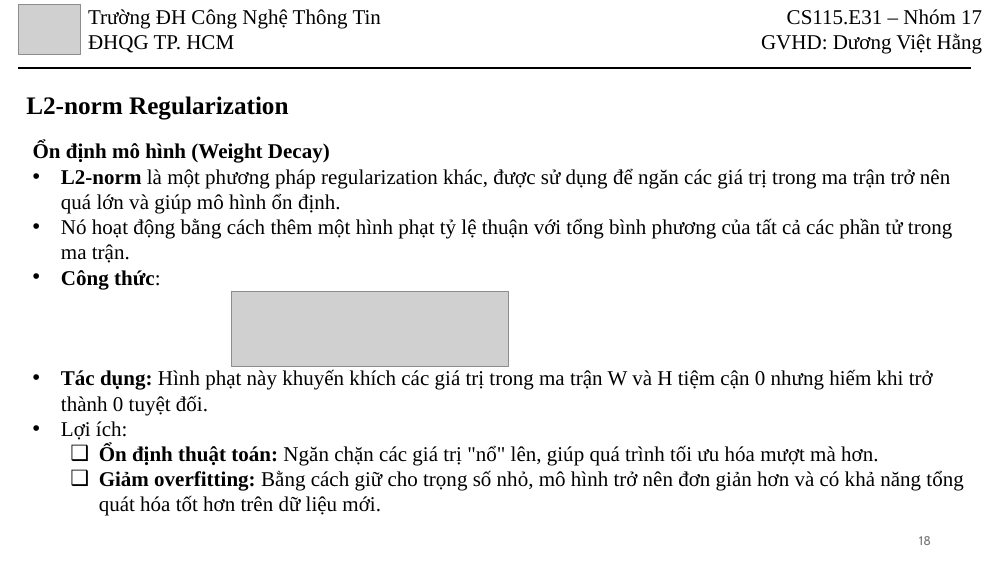
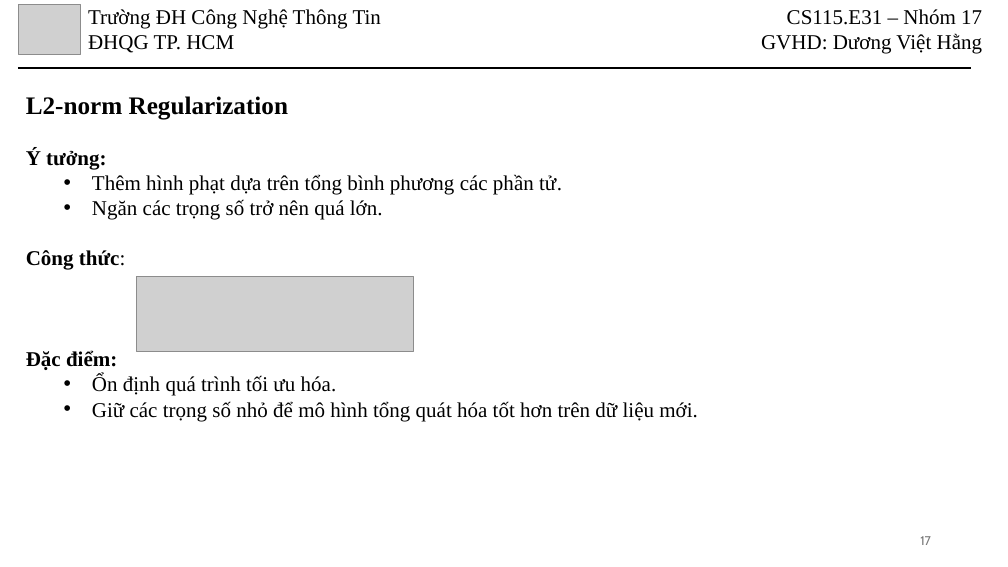
Before and after one commit to HoanHang/AI-UIT, a slide deck: slide 17 of Toan_KHMT/BaoCao/CS115-Nhom17-NMF.pptx (slide 18 before the commit). Drawn at 1008x567 pixels with LibreOffice and Linux fonts; fonts in the diff are those of the drawing; grey boxes stand for pictures. Boxes give left, top, right and bottom in pixels: in the first picture for what was removed or moved away, otherwise in the second. Text is boxed around its words. In the diff, an @@ line names an element or a change of style, - is before the commit and + after.

```diff
--- a/Toan_KHMT/BaoCao/CS115-Nhom17-NMF.pptx
+++ b/Toan_KHMT/BaoCao/CS115-Nhom17-NMF.pptx
@@ text "Ý tưởng:": place and size @@
-text "Ý tưởng:" at [33, 142, 963, 516]
+text "Ý tưởng:" at [26, 148, 698, 421]
@@ text at [26, 148, 562, 220]: text changed @@
-Ổn định mô hình (Weight Decay)
-• L2-norm là một phương pháp regularization khác, được sử dụng để ngăn các giá trị trong ma trận trở nên quá lớn và giúp mô hình ổn định.
-• Nó hoạt động bằng cách thêm một hình phạt tỷ lệ thuận với tổng bình phương của tất cả các phần tử trong ma trận.
+Ý tưởng:
+  • Thêm hình phạt dựa trên tổng bình phương các phần tử.
+  • Ngăn các trọng số trở nên quá lớn.
@@ text at [26, 250, 126, 270]: bullet • to none @@
@@ picture: place and size @@
-picture at [231, 291, 508, 366]
+picture at [136, 277, 413, 352]
@@ text at [26, 350, 698, 421]: text changed @@
-• Tác dụng: Hình phạt này khuyến khích các giá trị trong ma trận W và H tiệm cận 0 nhưng hiếm khi trở thành 0 tuyệt đối.
-• Lợi ích:
-  ❑ Ổn định thuật toán: Ngăn chặn các giá trị "nổ" lên, giúp quá trình tối ưu hóa mượt mà hơn.
-  ❑ Giảm overfitting: Bằng cách giữ cho trọng số nhỏ, mô hình trở nên đơn giản hơn và có khả năng tổng quát hóa tốt hơn trên dữ liệu mới.
+Đặc điểm:
+  • Ổn định quá trình tối ưu hóa.
+  • Giữ các trọng số nhỏ để mô hình tổng quát hóa tốt hơn trên dữ liệu mới.
@@ page number at [920, 536, 931, 545]: text changed @@
-18
+17
```
Also in this commit, not shown: 22 other slides changed, 2 slides removed.
